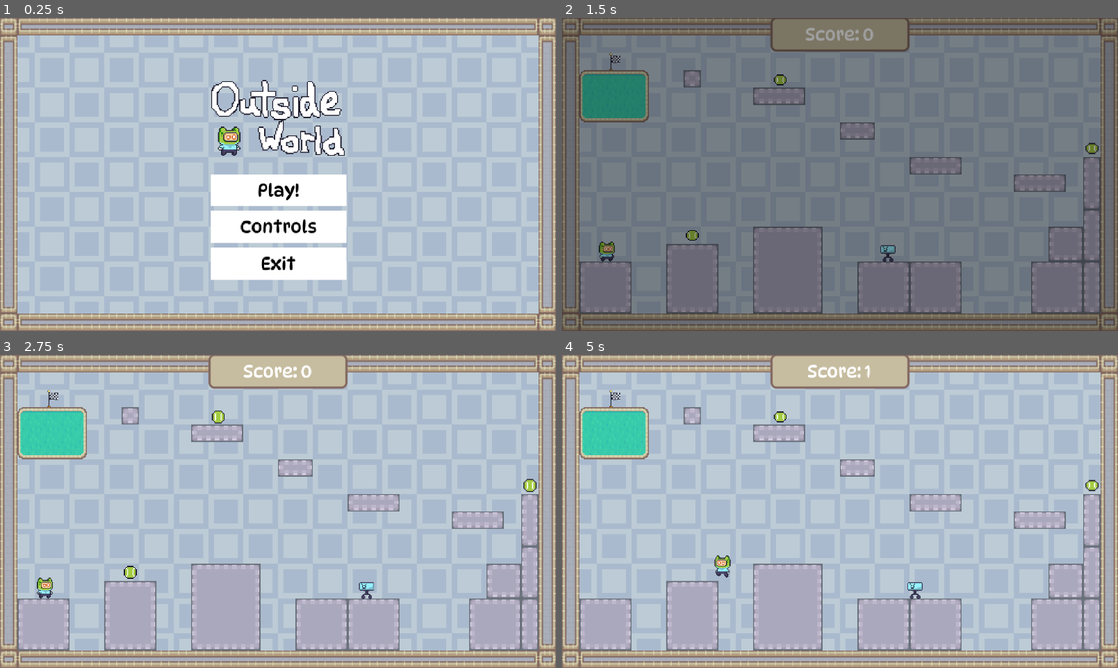
Above: before the commit, frames 1-4 (two rows, left to right).
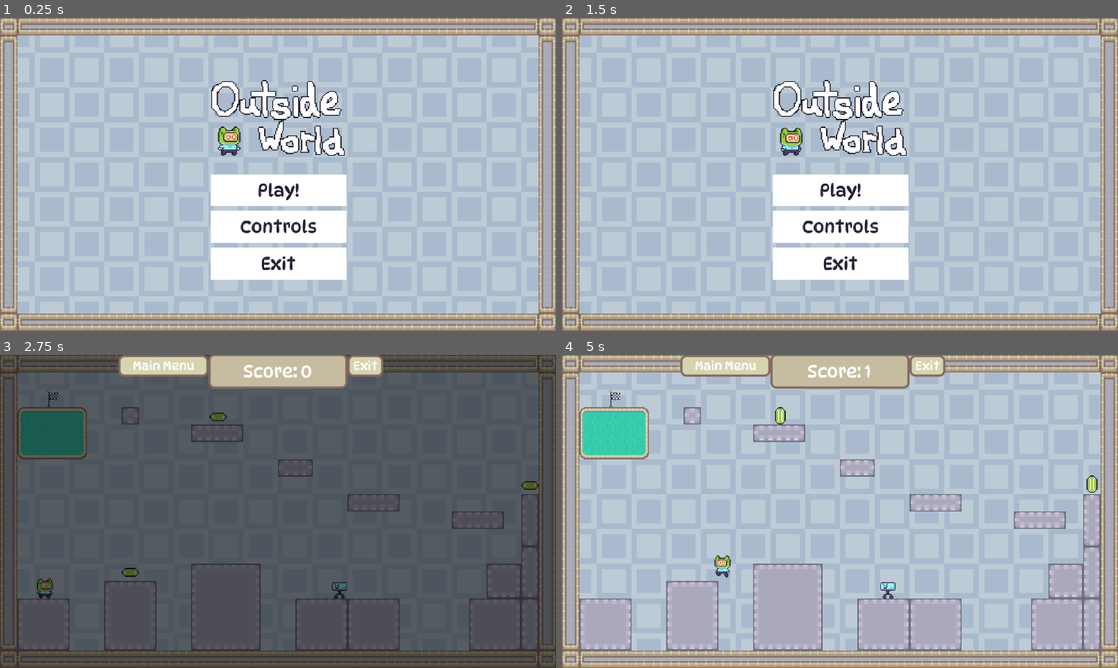
Above: after the commit, the same moments.

Repository: PokeGlitched/TheOutsideWorld
Game: Godot game, scene res://scenes/mainmenu.tscn
Same seed, same stepped clock (60 frames per second), same inputs: the game is played once before the commit and once after it.
Inputs (mouse positions are in pixels of both pictures, inside the frame that each line leads up to):
- Up to frame 1 (0.25 s): no input
- Up to frame 2 (1.5 s): click "Play!" at 0.5 s; click (723, 27) at 1.25 s, where only the run after the commit has a clickable "Main Menu"
- Up to frame 3 (2.75 s): click (278, 527) at 2 s, where only the run after the commit has a clickable "Play!"
- Up to frame 4 (5 s): tap Enter at 2.75 s; move the mouse to (962, 495) at 2.77 s; hold Right (right) 2.78-4.28 s; tap Alt at 2.85, 4.35 s; click (962, 495) at 2.92 s; tap Space (jump) at 3.02, 3.77 s; move the mouse to (728, 527) at 3.52 s; tap Shift at 3.6 s; move the mouse to (895, 442) at 4.27 s; hold A (left) from 4.28 s (still down)

The runs differ from the first frame. In frame 1, 0.5% of the frame differs, in the area x 43-57%, y 52-81%; in frame 2, 100%, in the area x 0-100%, y 0-100%; in frame 3, 97%; in frame 4, 1.8%.

Commit message:
final push of this project (so far, might come back). finished all the buttons and slightly changed their colors and added a main menu button and exit button to each level

Diff:
--- a/scenes/main.tscn
+++ b/scenes/main.tscn
@@ -17,12 +17,59 @@
 corner_radius_bottom_right = 5
 corner_radius_bottom_left = 5
 
+[sub_resource type="StyleBoxFlat" id="StyleBoxFlat_jyhfs"]
+bg_color = Color(0.8392157, 0.83137256, 0.6862745, 1)
+border_width_left = 2
+border_width_top = 2
+border_width_right = 2
+border_width_bottom = 2
+border_color = Color(0.5137255, 0.41568628, 0.38431373, 1)
+corner_radius_top_left = 5
+corner_radius_top_right = 5
+corner_radius_bottom_right = 5
+corner_radius_bottom_left = 5
+
+[sub_resource type="StyleBoxFlat" id="StyleBoxFlat_tbgi4"]
+bg_color = Color(0.7764706, 0.7372549, 0.62352943, 1)
+border_width_left = 2
+border_width_top = 2
+border_width_right = 2
+border_width_bottom = 2
+border_color = Color(0.5137255, 0.41568628, 0.38431373, 1)
+corner_radius_top_left = 5
+corner_radius_top_right = 5
+corner_radius_bottom_right = 5
+corner_radius_bottom_left = 5
+
+[sub_resource type="StyleBoxFlat" id="StyleBoxFlat_tefeu"]
+bg_color = Color(0.7764706, 0.7372549, 0.62352943, 1)
+border_width_left = 2
+border_width_top = 2
+border_width_right = 2
+border_width_bottom = 2
+border_color = Color(0.5137255, 0.41568628, 0.38431373, 1)
+corner_radius_top_left = 5
+corner_radius_top_right = 5
+corner_radius_bottom_right = 5
+corner_radius_bottom_left = 5
+
+[sub_resource type="StyleBoxEmpty" id="StyleBoxEmpty_o6xl0"]
+
 [node name="Main" type="Node2D" unique_id=1235671339]
 script = ExtResource("1_0wfyh")
 
 [node name="LevelRoot" parent="." unique_id=486641070 instance=ExtResource("1_o5qli")]
 
 [node name="HUD" type="CanvasLayer" parent="." unique_id=640156133]
+
+[node name="Fade" type="ColorRect" parent="HUD" unique_id=107903528]
+modulate = Color(1, 1, 1, 0)
+anchors_preset = 15
+anchor_right = 1.0
+anchor_bottom = 1.0
+grow_horizontal = 2
+grow_vertical = 2
+color = Color(0, 0, 0, 1)
 
 [node name="ScorePanel" type="Panel" parent="HUD" unique_id=2106464311]
 texture_filter = 1
@@ -54,14 +101,48 @@
 horizontal_alignment = 1
 vertical_alignment = 1
 
-[node name="Fade" type="ColorRect" parent="HUD" unique_id=107903528]
-modulate = Color(1, 1, 1, 0)
-anchors_preset = 15
-anchor_right = 1.0
-anchor_bottom = 1.0
-grow_horizontal = 2
-grow_vertical = 2
-color = Color(0, 0, 0, 1)
+[node name="mm" type="Button" parent="HUD" unique_id=1435564969]
+texture_filter = 1
+offset_left = 109.0
+offset_right = 192.0
+offset_bottom = 20.0
+size_flags_horizontal = 5
+size_flags_vertical = 3
+theme_override_colors/font_color = Color(1, 1, 1, 1)
+theme_override_colors/font_focus_color = Color(1, 1, 1, 1)
+theme_override_colors/font_pressed_color = Color(1, 1, 1, 1)
+theme_override_colors/font_hover_color = Color(1, 1, 1, 1)
+theme_override_colors/font_hover_pressed_color = Color(1, 1, 1, 1)
+theme_override_constants/h_separation = 20
+theme_override_fonts/font = ExtResource("3_jyhfs")
+theme_override_font_sizes/font_size = 11
+theme_override_styles/normal = SubResource("StyleBoxFlat_jyhfs")
+theme_override_styles/pressed = SubResource("StyleBoxFlat_tbgi4")
+theme_override_styles/hover = SubResource("StyleBoxFlat_tefeu")
+theme_override_styles/focus = SubResource("StyleBoxEmpty_o6xl0")
+text = "Main Menu
+"
+
+[node name="exit" type="Button" parent="HUD" unique_id=1757957321]
+texture_filter = 1
+offset_left = 320.0
+offset_right = 353.0
+offset_bottom = 20.0
+size_flags_horizontal = 5
+size_flags_vertical = 3
+theme_override_colors/font_color = Color(1, 1, 1, 1)
+theme_override_colors/font_focus_color = Color(1, 1, 1, 1)
+theme_override_colors/font_pressed_color = Color(1, 1, 1, 1)
+theme_override_colors/font_hover_color = Color(1, 1, 1, 1)
+theme_override_colors/font_hover_pressed_color = Color(1, 1, 1, 1)
+theme_override_constants/h_separation = 20
+theme_override_fonts/font = ExtResource("3_jyhfs")
+theme_override_font_sizes/font_size = 11
+theme_override_styles/normal = SubResource("StyleBoxFlat_jyhfs")
+theme_override_styles/pressed = SubResource("StyleBoxFlat_tbgi4")
+theme_override_styles/hover = SubResource("StyleBoxFlat_tefeu")
+theme_override_styles/focus = SubResource("StyleBoxEmpty_o6xl0")
+text = "Exit"
 
 [node name="Music" type="AudioStreamPlayer2D" parent="." unique_id=448164266]
 stream = ExtResource("4_jyhfs")
@@ -69,3 +150,6 @@
 pitch_scale = 2.0
 autoplay = true
 max_distance = 4096.0
+
+[connection signal="pressed" from="HUD/mm" to="." method="_on_mm_pressed"]
+[connection signal="pressed" from="HUD/exit" to="." method="_on_exit_pressed"]
--- a/scenes/mainmenu.tscn
+++ b/scenes/mainmenu.tscn
@@ -149,11 +149,11 @@
 layout_mode = 2
 size_flags_horizontal = 5
 size_flags_vertical = 3
-theme_override_colors/font_color = Color(0, 0, 0, 1)
-theme_override_colors/font_focus_color = Color(0, 0, 0, 1)
-theme_override_colors/font_pressed_color = Color(0, 0, 0, 1)
-theme_override_colors/font_hover_color = Color(0, 0, 0, 1)
-theme_override_colors/font_hover_pressed_color = Color(0, 0, 0, 1)
+theme_override_colors/font_color = Color(0.12941177, 0.12156863, 0.1882353, 1)
+theme_override_colors/font_focus_color = Color(0.12941177, 0.12156863, 0.1882353, 1)
+theme_override_colors/font_pressed_color = Color(0.12941177, 0.12156863, 0.1882353, 1)
+theme_override_colors/font_hover_color = Color(0.12941177, 0.12156863, 0.1882353, 1)
+theme_override_colors/font_hover_pressed_color = Color(0.12941177, 0.12156863, 0.1882353, 1)
 theme_override_constants/h_separation = 20
 theme_override_fonts/font = ExtResource("4_s5g8n")
 theme_override_styles/normal = SubResource("StyleBoxFlat_r3g3c")
@@ -167,11 +167,11 @@
 layout_mode = 2
 size_flags_horizontal = 5
 size_flags_vertical = 3
-theme_override_colors/font_color = Color(0, 0, 0, 1)
-theme_override_colors/font_focus_color = Color(0, 0, 0, 1)
-theme_override_colors/font_pressed_color = Color(0, 0, 0, 1)
-theme_override_colors/font_hover_color = Color(0, 0, 0, 1)
-theme_override_colors/font_hover_pressed_color = Color(0, 0, 0, 1)
+theme_override_colors/font_color = Color(0.12941177, 0.12156863, 0.1882353, 1)
+theme_override_colors/font_focus_color = Color(0.12941177, 0.12156863, 0.1882353, 1)
+theme_override_colors/font_pressed_color = Color(0.12941177, 0.12156863, 0.1882353, 1)
+theme_override_colors/font_hover_color = Color(0.12941177, 0.12156863, 0.1882353, 1)
+theme_override_colors/font_hover_pressed_color = Color(0.12941177, 0.12156863, 0.1882353, 1)
 theme_override_constants/h_separation = 20
 theme_override_fonts/font = ExtResource("4_s5g8n")
 theme_override_styles/normal = SubResource("StyleBoxFlat_r3g3c")
@@ -185,11 +185,11 @@
 layout_mode = 2
 size_flags_horizontal = 5
 size_flags_vertical = 3
-theme_override_colors/font_color = Color(0, 0, 0, 1)
-theme_override_colors/font_focus_color = Color(0, 0, 0, 1)
-theme_override_colors/font_pressed_color = Color(0, 0, 0, 1)
-theme_override_colors/font_hover_color = Color(0, 0, 0, 1)
-theme_override_colors/font_hover_pressed_color = Color(0, 0, 0, 1)
+theme_override_colors/font_color = Color(0.12941177, 0.12156863, 0.1882353, 1)
+theme_override_colors/font_focus_color = Color(0.12941177, 0.12156863, 0.1882353, 1)
+theme_override_colors/font_pressed_color = Color(0.12941177, 0.12156863, 0.1882353, 1)
+theme_override_colors/font_hover_color = Color(0.12941177, 0.12156863, 0.1882353, 1)
+theme_override_colors/font_hover_pressed_color = Color(0.12941177, 0.12156863, 0.1882353, 1)
 theme_override_constants/h_separation = 20
 theme_override_fonts/font = ExtResource("4_s5g8n")
 theme_override_styles/normal = SubResource("StyleBoxFlat_r3g3c")
--- a/scenes/win.tscn
+++ b/scenes/win.tscn
@@ -155,11 +155,11 @@
 layout_mode = 2
 size_flags_horizontal = 5
 size_flags_vertical = 3
-theme_override_colors/font_color = Color(0, 0, 0, 1)
-theme_override_colors/font_focus_color = Color(0, 0, 0, 1)
-theme_override_colors/font_pressed_color = Color(0, 0, 0, 1)
-theme_override_colors/font_hover_color = Color(0, 0, 0, 1)
-theme_override_colors/font_hover_pressed_color = Color(0, 0, 0, 1)
+theme_override_colors/font_color = Color(0.12941177, 0.12156863, 0.1882353, 1)
+theme_override_colors/font_focus_color = Color(0.12941177, 0.12156863, 0.1882353, 1)
+theme_override_colors/font_pressed_color = Color(0.12941177, 0.12156863, 0.1882353, 1)
+theme_override_colors/font_hover_color = Color(0.12941177, 0.12156863, 0.1882353, 1)
+theme_override_colors/font_hover_pressed_color = Color(0.12941177, 0.12156863, 0.1882353, 1)
 theme_override_constants/h_separation = 20
 theme_override_fonts/font = ExtResource("4_tylv2")
 theme_override_styles/normal = SubResource("StyleBoxFlat_woh6y")
@@ -174,11 +174,11 @@
 layout_mode = 2
 size_flags_horizontal = 5
 size_flags_vertical = 3
-theme_override_colors/font_color = Color(0, 0, 0, 1)
-theme_override_colors/font_focus_color = Color(0, 0, 0, 1)
-theme_override_colors/font_pressed_color = Color(0, 0, 0, 1)
-theme_override_colors/font_hover_color = Color(0, 0, 0, 1)
-theme_override_colors/font_hover_pressed_color = Color(0, 0, 0, 1)
+theme_override_colors/font_color = Color(0.12941177, 0.12156863, 0.1882353, 1)
+theme_override_colors/font_focus_color = Color(0.12941177, 0.12156863, 0.1882353, 1)
+theme_override_colors/font_pressed_color = Color(0.12941177, 0.12156863, 0.1882353, 1)
+theme_override_colors/font_hover_color = Color(0.12941177, 0.12156863, 0.1882353, 1)
+theme_override_colors/font_hover_pressed_color = Color(0.12941177, 0.12156863, 0.1882353, 1)
 theme_override_constants/h_separation = 20
 theme_override_fonts/font = ExtResource("4_tylv2")
 theme_override_styles/normal = SubResource("StyleBoxFlat_woh6y")
--- a/scripts/main.gd
+++ b/scripts/main.gd
@@ -121,3 +121,10 @@
 	var tween := create_tween()
 	tween.tween_property(fade, "modulate:a", to_alpha, 1.5)
 	await tween.finished
+
+
+func _on_mm_pressed() -> void:
+	get_tree().change_scene_to_file("res://scenes/mainmenu.tscn")
+
+func _on_exit_pressed() -> void:
+	get_tree().quit()
